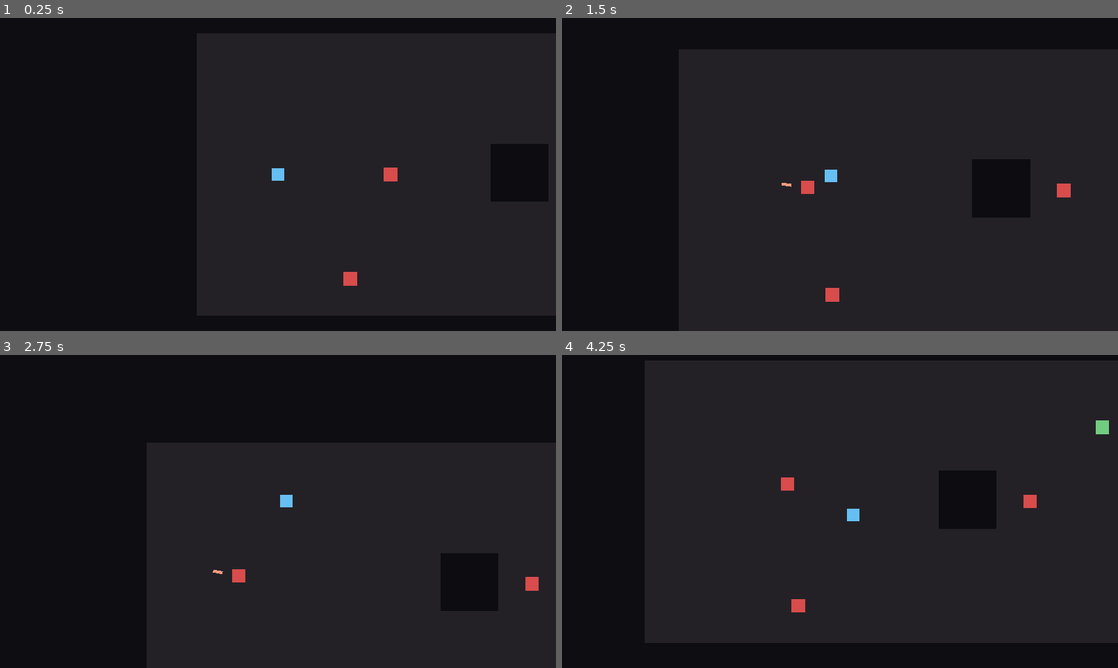
Above: before the commit, frames 1-4 (two rows, left to right).
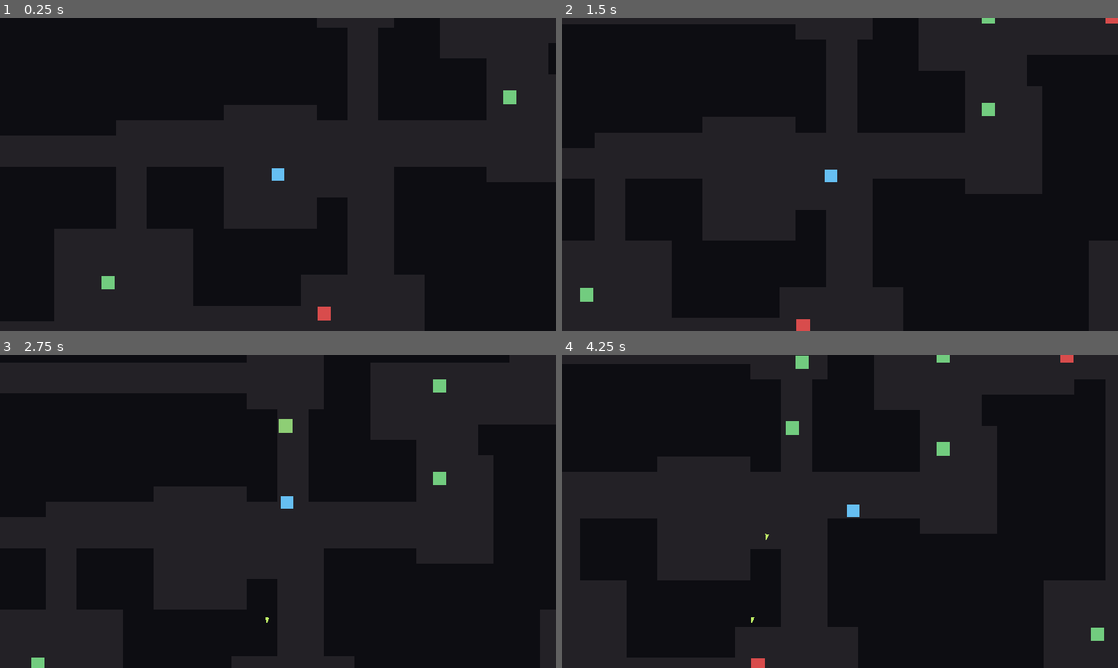
Above: after the commit, the same moments.

Repository: MatthiasM86/crypt-crawl
Game: Godot game, scene res://scenes/levels/generated_level.tscn
Two runs of this game, one before a commit and one after it. Both use one fixed random seed, a clock stepped at 60 frames per second and the inputs below. Before the commit the project starts from res://scenes/levels/test_room.tscn.
Inputs (mouse positions are in pixels of both pictures, inside the frame that each line leads up to):
- Up to frame 1 (0.25 s): no input
- Up to frame 2 (1.5 s): move the mouse to (962, 158) at 0.52 s; press the mouse at (962, 158) at 0.53 s; move the mouse to (728, 190) at 1.27 s; release the mouse at (728, 190) at 1.28 s; click (728, 190) at 1.35 s
- Up to frame 3 (2.75 s): move the mouse to (333, 442) at 2.02 s; press the mouse at (333, 442) at 2.03 s
- Up to frame 4 (4.25 s): move the mouse to (812, 574) at 2.77 s; release the mouse at (812, 574) at 2.78 s; click (812, 574) at 2.85 s; move the mouse to (1006, 558) at 3.52 s; press the mouse at (1006, 558) at 3.53 s

The runs differ from the first frame. In frame 1, 0.5% of the frame differs, in the area x 18-93%, y 23-97%; in frame 2, 0.7%; in frame 3, 0.6%; in frame 4, 1.1%, in the area x 34-99%, y 0-100%.

Commit message:
Add procedural rooms-and-corridors level generator
Grid-based generation with chain-connected L-corridors, flood-fill
reachability check, row-merged wall colliders, and runtime navmesh
baking (same flow as the hand-built test room). Death reload now
regenerates a fresh dungeon. Wall rects are inflated 0.1px because
exactly-coincident edges make the navmesh convex partition fail.
Generated level becomes the main scene; test_room stays as the
hand-built feel-test arena. Rewrite CLAUDE.md for the current state.

Co-Authored-By: Claude Fable 5 <noreply@anthropic.com>

Diff:
--- a/project.godot
+++ b/project.godot
@@ -11,7 +11,7 @@
 [application]
 
 config/name="Crypt Crawl"
-run/main_scene="res://scenes/levels/test_room.tscn"
+run/main_scene="res://scenes/levels/generated_level.tscn"
 config/features=PackedStringArray("4.3")
 
 [autoload]
--- /dev/null
+++ b/scenes/levels/generated_level.tscn
@@ -0,0 +1,8 @@
+[gd_scene format=3]
+
+[ext_resource type="Script" path="res://scenes/levels/level_generator.gd" id="1_gen"]
+
+[node name="GeneratedLevel" type="Node2D"]
+script = ExtResource("1_gen")
+
+[node name="NavigationRegion2D" type="NavigationRegion2D" parent="."]
--- /dev/null
+++ b/scenes/levels/level_generator.gd
@@ -0,0 +1,191 @@
+extends Node2D
+## Procedural rooms-and-corridors level (docs/plan.md Phase 4.5).
+## Grid-based generation: scatter non-overlapping rooms, chain-connect them
+## with 2-cell-wide L-corridors (connectivity by construction, still verified
+## with the plan-mandated flood-fill check), fill every non-floor cell with
+## wall colliders, then bake the navmesh at runtime -- the exact same
+## NavigationRegion2D + static-collider carve flow as the hand-built
+## test_room, just with generated geometry. Death reloads this scene, which
+## regenerates with a fresh seed: that IS the roguelike loop.
+
+const PLAYER_SCENE := preload("res://scenes/player/player.tscn")
+const MELEE_SCENE := preload("res://scenes/enemies/melee_enemy.tscn")
+const RANGED_SCENE := preload("res://scenes/enemies/ranged_enemy.tscn")
+
+# --- Generation dials ---------------------------------------------------------
+const CELL := 32                  # px per grid cell
+const MAP_W := 64                 # cells (2048 px)
+const MAP_H := 36                 # cells (1152 px)
+const ROOM_TRIES := 24            # placement attempts
+const MAX_ROOMS := 10
+const ROOM_MIN := 5               # room side, cells
+const ROOM_MAX := 10
+const CORRIDOR_W := 2             # cells; 64 px - agent_radius inset leaves 32 px
+const AGENT_RADIUS := 16.0        # navmesh inset; matches test_room
+const WALL_EPS := 0.1             # px overlap between wall rects: exactly
+                                  # coincident edges make the navmesh bake's
+                                  # convex partition fail; overlaps are fine
+const ENEMIES_PER_ROOM_MAX := 2   # 1..this per room (player's room stays empty)
+const RANGED_CHANCE := 0.35       # per spawned enemy
+const FLOOR_COLOR := Color(0.14, 0.13, 0.15, 1)
+# ------------------------------------------------------------------------------
+
+var _rooms: Array[Rect2i] = []
+var _floor := {}  # Set: Vector2i -> true
+
+@onready var _region: NavigationRegion2D = $NavigationRegion2D
+
+
+func _ready() -> void:
+	randomize()
+	for attempt in 3:
+		_rooms.clear()
+		_floor.clear()
+		_generate_layout()
+		if _all_rooms_reachable():
+			break
+		if attempt == 2:
+			push_error("Level generation failed the reachability check 3x; using last layout")
+	_build_geometry()
+	_spawn_player_and_enemies()
+	_bake_navmesh()
+
+
+func _generate_layout() -> void:
+	for i in ROOM_TRIES:
+		if _rooms.size() >= MAX_ROOMS:
+			break
+		var w := randi_range(ROOM_MIN, ROOM_MAX)
+		var h := randi_range(ROOM_MIN, ROOM_MAX)
+		var room := Rect2i(
+				randi_range(1, MAP_W - w - 1), randi_range(1, MAP_H - h - 1), w, h)
+		if _overlaps_existing(room):
+			continue
+		if not _rooms.is_empty():
+			_carve_corridor(_rooms[_rooms.size() - 1].get_center(), room.get_center())
+		_carve_room(room)
+		_rooms.append(room)
+
+
+func _overlaps_existing(room: Rect2i) -> bool:
+	for other in _rooms:
+		if room.grow(1).intersects(other):
+			return true
+	return false
+
+
+func _carve_room(room: Rect2i) -> void:
+	for x in range(room.position.x, room.end.x):
+		for y in range(room.position.y, room.end.y):
+			_floor[Vector2i(x, y)] = true
+
+
+func _carve_corridor(from: Vector2i, to: Vector2i) -> void:
+	# L-shape: horizontal at from.y, then vertical at to.x, CORRIDOR_W wide.
+	for x in range(mini(from.x, to.x), maxi(from.x, to.x) + 1):
+		for w in CORRIDOR_W:
+			_floor[Vector2i(x, from.y + w)] = true
+	for y in range(mini(from.y, to.y), maxi(from.y, to.y) + 1):
+		for w in CORRIDOR_W:
+			_floor[Vector2i(to.x + w, y)] = true
+
+
+func _all_rooms_reachable() -> bool:
+	# Flood-fill over floor cells from the spawn room (docs/plan.md demands
+	# the check even though chain-corridors connect by construction).
+	if _rooms.is_empty():
+		return false
+	var start: Vector2i = _rooms[0].get_center()
+	var visited := {start: true}
+	var queue: Array[Vector2i] = [start]
+	while not queue.is_empty():
+		var cell: Vector2i = queue.pop_back()
+		for offset in [Vector2i.RIGHT, Vector2i.LEFT, Vector2i.UP, Vector2i.DOWN]:
+			var next: Vector2i = cell + offset
+			if _floor.has(next) and not visited.has(next):
+				visited[next] = true
+				queue.append(next)
+	for room in _rooms:
+		if not visited.has(room.get_center()):
+			return false
+	return true
+
+
+func _build_geometry() -> void:
+	# Walls: every non-floor cell, row-merged into runs, as colliders under
+	# the NavigationRegion2D so the bake carves them (parsed geometry =
+	# static colliders, mask 1). No wall visuals needed: the void already
+	# renders as the dark clear color, floors are the lit rectangles.
+	var walls := StaticBody2D.new()
+	walls.name = "Walls"
+	walls.collision_layer = 1
+	walls.collision_mask = 0
+	_region.add_child(walls)
+	for run in _row_runs(false):
+		var shape := CollisionShape2D.new()
+		var rect := RectangleShape2D.new()
+		rect.size = Vector2(run.size.x * CELL + 2 * WALL_EPS, CELL + 2 * WALL_EPS)
+		shape.shape = rect
+		shape.position = Vector2(
+				(run.position.x + run.size.x / 2.0) * CELL,
+				(run.position.y + 0.5) * CELL)
+		walls.add_child(shape)
+	for run in _row_runs(true):
+		var floor_visual := Polygon2D.new()
+		floor_visual.color = FLOOR_COLOR
+		var origin := Vector2(run.position.x * CELL, run.position.y * CELL)
+		var size := Vector2(run.size.x * CELL, CELL)
+		floor_visual.polygon = PackedVector2Array([
+			origin, origin + Vector2(size.x, 0), origin + size, origin + Vector2(0, size.y),
+		])
+		add_child(floor_visual)
+
+
+func _row_runs(want_floor: bool) -> Array[Rect2i]:
+	## Horizontal runs of consecutive cells whose floor-ness == want_floor.
+	var runs: Array[Rect2i] = []
+	for y in MAP_H:
+		var run_start := -1
+		for x in MAP_W + 1:
+			var matches := x < MAP_W and _floor.has(Vector2i(x, y)) == want_floor
+			if matches and run_start < 0:
+				run_start = x
+			elif not matches and run_start >= 0:
+				runs.append(Rect2i(run_start, y, x - run_start, 1))
+				run_start = -1
+	return runs
+
+
+func _spawn_player_and_enemies() -> void:
+	# Player first: enemies resolve the "player" group in their _ready().
+	var player := PLAYER_SCENE.instantiate()
+	player.position = _cell_center(_rooms[0].get_center())
+	add_child(player)
+	for i in range(1, _rooms.size()):
+		var room := _rooms[i]
+		for j in randi_range(1, ENEMIES_PER_ROOM_MAX):
+			var scene := RANGED_SCENE if randf() < RANGED_CHANCE else MELEE_SCENE
+			var enemy := scene.instantiate()
+			enemy.position = _cell_center(Vector2i(
+					randi_range(room.position.x + 1, room.end.x - 2),
+					randi_range(room.position.y + 1, room.end.y - 2)))
+			add_child(enemy)
+
+
+func _cell_center(cell: Vector2i) -> Vector2:
+	return Vector2((cell.x + 0.5) * CELL, (cell.y + 0.5) * CELL)
+
+
+func _bake_navmesh() -> void:
+	var nav_poly := NavigationPolygon.new()
+	nav_poly.add_outline(PackedVector2Array([
+		Vector2.ZERO,
+		Vector2(MAP_W * CELL, 0),
+		Vector2(MAP_W * CELL, MAP_H * CELL),
+		Vector2(0, MAP_H * CELL),
+	]))
+	nav_poly.parsed_geometry_type = NavigationPolygon.PARSED_GEOMETRY_STATIC_COLLIDERS
+	nav_poly.parsed_collision_mask = 1
+	nav_poly.agent_radius = AGENT_RADIUS
+	_region.navigation_polygon = nav_poly
+	_region.bake_navigation_polygon(false)
Not shown, added: scenes/levels/level_generator.gd.uid
Not shown, changed: CLAUDE.md
